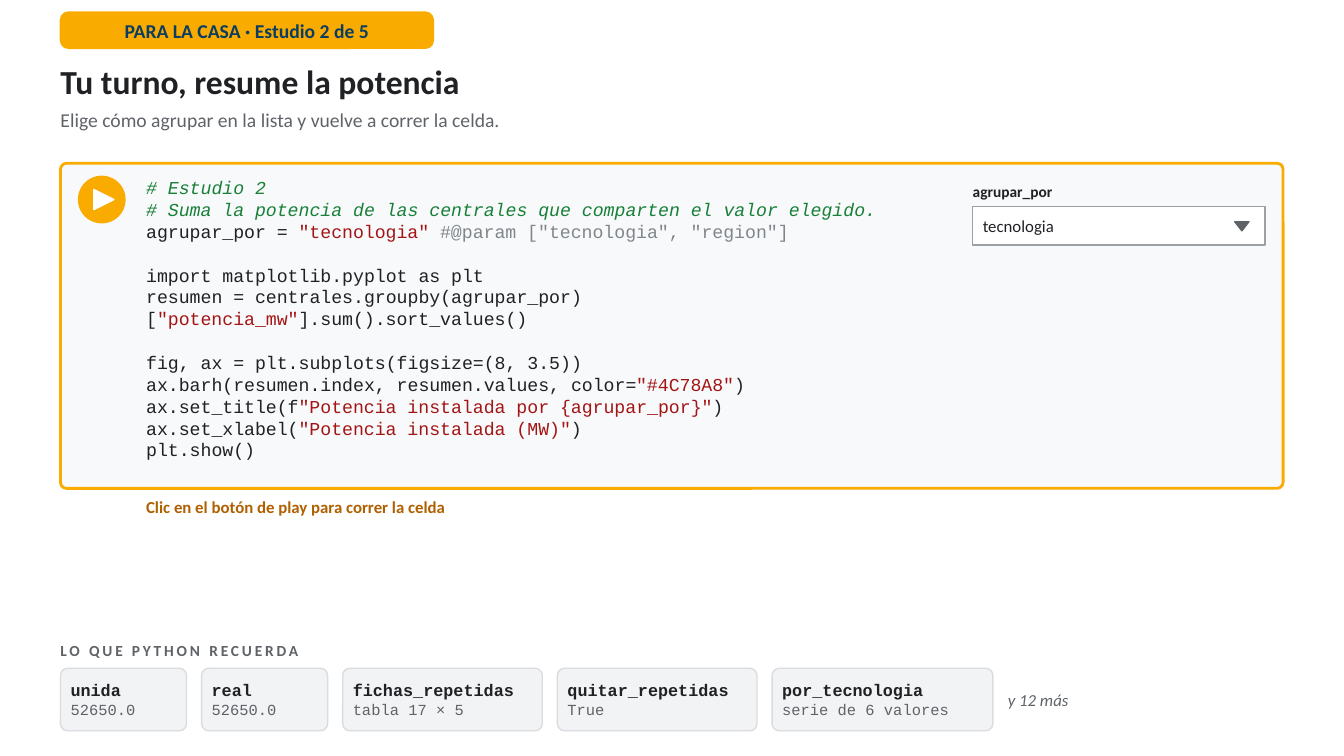
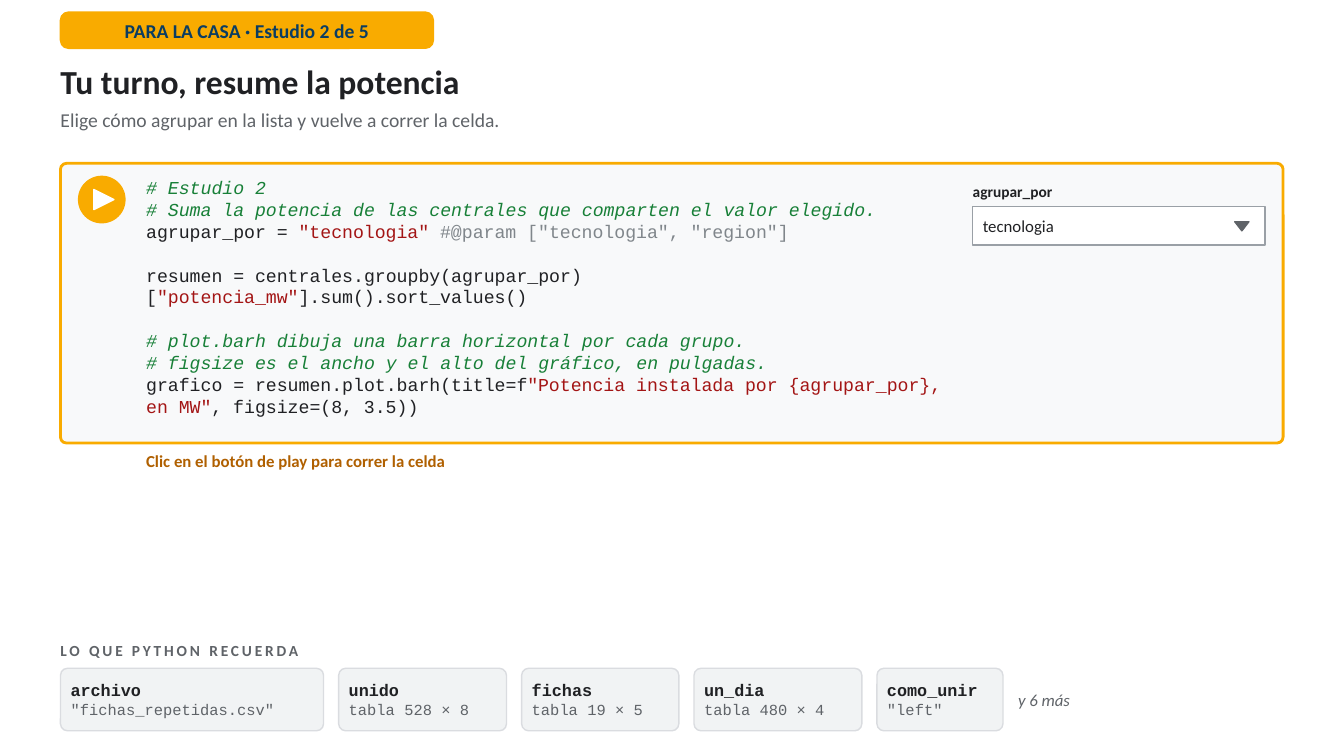
Before and after one commit to RodrigoMSB/curso-python-minergia, a slide deck: slide 43 of presentaciones/Simulador_Lab01_guiado.pptx. Drawn at 1344x756 pixels with LibreOffice and Linux fonts; fonts in the diff are those of the drawing. Boxes give left, top, right and bottom in pixels: in the first picture for what was removed or moved away, otherwise in the second. Text is boxed around its words. In the diff, an @@ line names an element or a change of style, - is before the commit and + after.

```diff
--- a/presentaciones/Simulador_Lab01_guiado.pptx
+++ b/presentaciones/Simulador_Lab01_guiado.pptx
@@ rounded rectangle: place and size @@
-rounded rectangle at <box>60,163,1284,489</box>
+rounded rectangle at <box>60,163,1284,443</box>
@@ rounded rectangle at <box>60,163,1284,443</box>: proportions changed @@
@@ text at <box>146,269,484,286</box>: paragraph removed @@
-import matplotlib.pyplot as plt
@@ text at <box>146,335,942,417</box>: text changed; text colour #202124 to #188038; italic on @@
-fig, ax = plt.subplots(figsize=(8, 3.5))
-ax.barh(resumen.index, resumen.values, color="#4C78A8")
-ax.set_title(f"Potencia instalada por {agrupar_por}")
-ax.set_xlabel("Potencia instalada (MW)")
-plt.show()
+# plot.barh dibuja una barra horizontal por cada grupo.
+# figsize es el ancho y el alto del gráfico, en pulgadas.
+grafico = resumen.plot.barh(title=f"Potencia instalada por {agrupar_por}, en MW", figsize=(8, 3.5))
@@ text "Clic en el botón de ...": place and size @@
-text "Clic en el botón de ..." at <box>146,501,445,516</box>
+text "Clic en el botón de ..." at <box>146,455,445,470</box>
@@ rounded rectangle: place and size @@
-rounded rectangle at <box>60,668,187,731</box>
+rounded rectangle at <box>60,668,324,731</box>
@@ text at <box>71,684,275,718</box>: text changed @@
-unida
-52650.0
+archivo
+"fichas_repetidas.csv"
@@ rounded rectangle: place and size @@
-rounded rectangle at <box>202,668,328,731</box>
+rounded rectangle at <box>339,668,507,731</box>
@@ text at <box>349,684,469,715</box>: text changed @@
-real
-52650.0
+unido
+tabla 528 × 8
@@ rounded rectangle: place and size @@
-rounded rectangle at <box>343,668,542,731</box>
+rounded rectangle at <box>521,668,679,731</box>
@@ text at <box>532,684,643,715</box>: text changed; size 12 to 11 pt; text colour #202124 to #5F6368; bold off @@
-fichas_repetidas
-tabla 17 × 5
+fichas
+tabla 19 × 5
@@ rounded rectangle: place and size @@
-rounded rectangle at <box>558,668,757,731</box>
+rounded rectangle at <box>694,668,862,731</box>
@@ text at <box>704,684,824,715</box>: text changed; size 12 to 11 pt; text colour #202124 to #5F6368; bold off @@
-quitar_repetidas
-True
+un_dia
+tabla 480 × 4
@@ rounded rectangle: place and size @@
-rounded rectangle at <box>772,668,993,731</box>
+rounded rectangle at <box>877,668,1003,731</box>
@@ text at <box>887,684,978,715</box>: text changed; size 11 to 12 pt; text colour #5F6368 to #202124; bold on @@
-por_tecnologia
-serie de 6 valores
+como_unir
+"left"
@@ text at <box>1018,694,1070,709</box>: text changed @@
-y 12 más
+y 6 más
```
Also in this commit, not shown: 28 other slides changed, 6 slides added, 6 slides removed, 22 other files.
